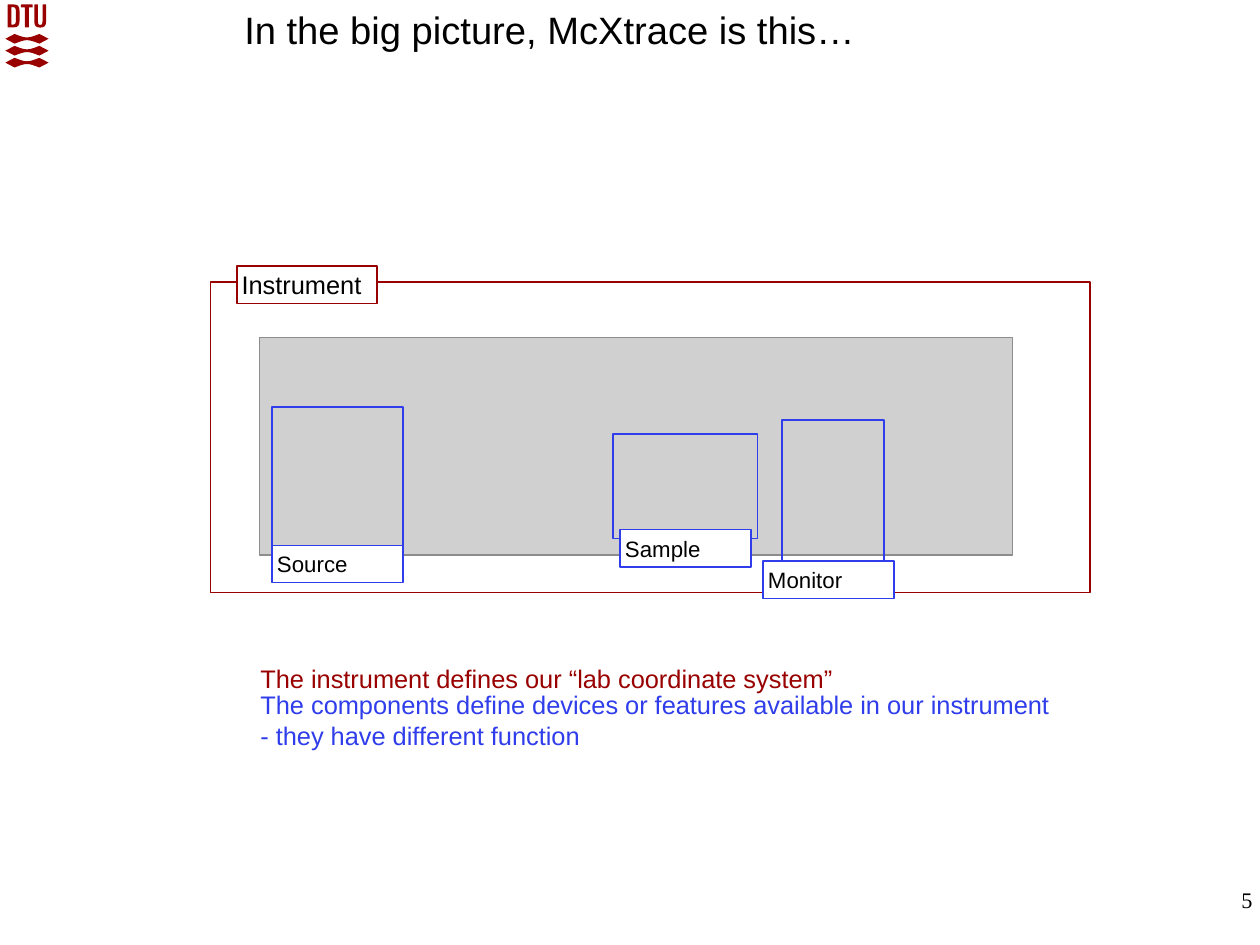
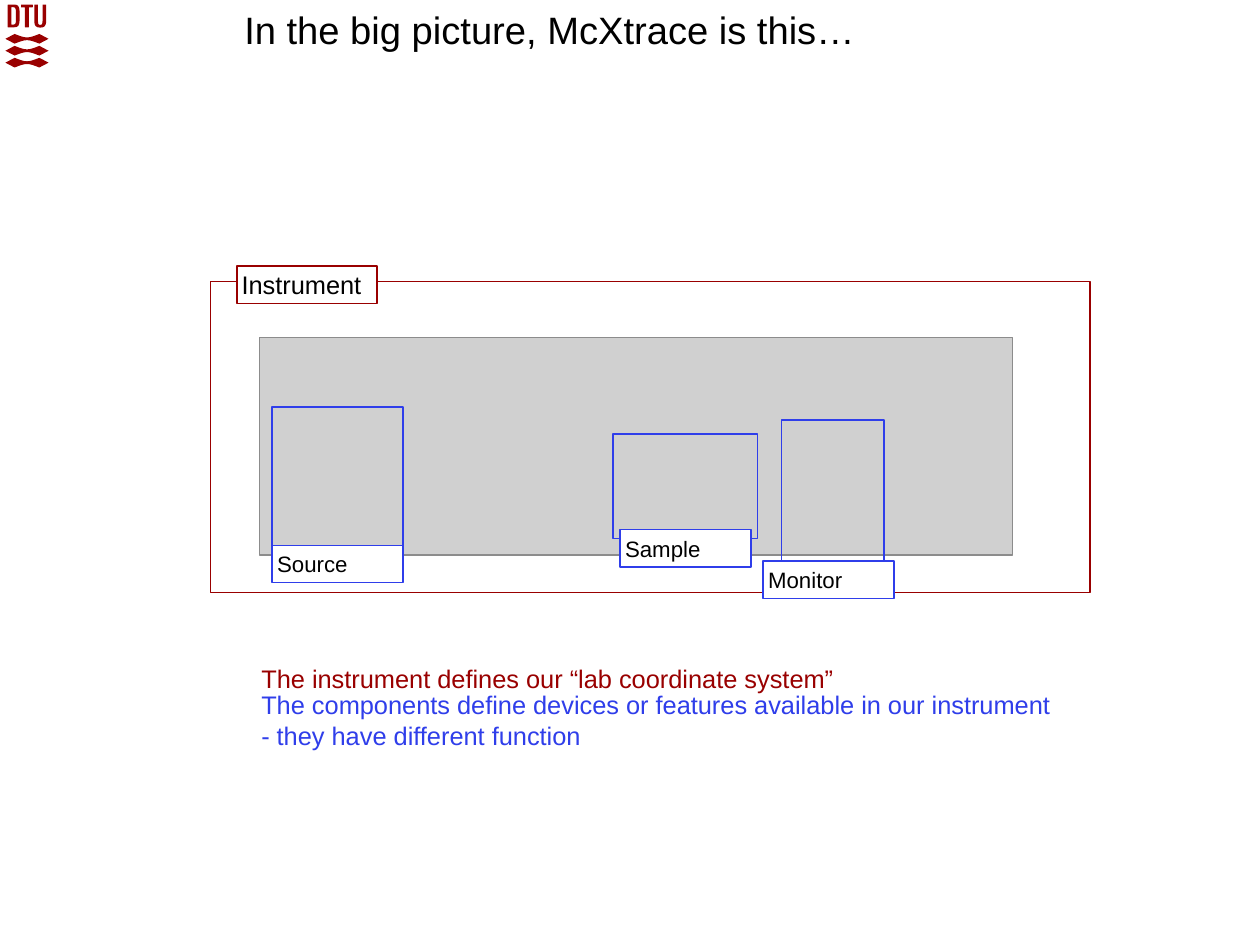
Before and after one commit to McStasMcXtrace/Schools, a slide deck: slide 5 of SOLEIL_March_2022/Day2_Thursday_March_10th/3_Components/McXtrace_component_and_instrument_concepts.pptx. Drawn at 1260x945 pixels with LibreOffice and Linux fonts; fonts in the diff are those of the drawing; grey boxes stand for pictures; background and template pictures are left out. Boxes give left, top, right and bottom in pixels: in the first picture for what was removed or moved away, otherwise in the second. Text is boxed around its words. In the diff, an @@ line names an element or a change of style, - is before the commit and + after.

```diff
--- a/SOLEIL_March_2022/Day2_Thursday_March_10th/3_Components/McXtrace_component_and_instrument_concepts.pptx
+++ b/SOLEIL_March_2022/Day2_Thursday_March_10th/3_Components/McXtrace_component_and_instrument_concepts.pptx
@@ page number removed at (1241, 893, 1252, 909) @@
-5
```
Also in this commit, not shown: 30 other slides changed, 1 other file.
